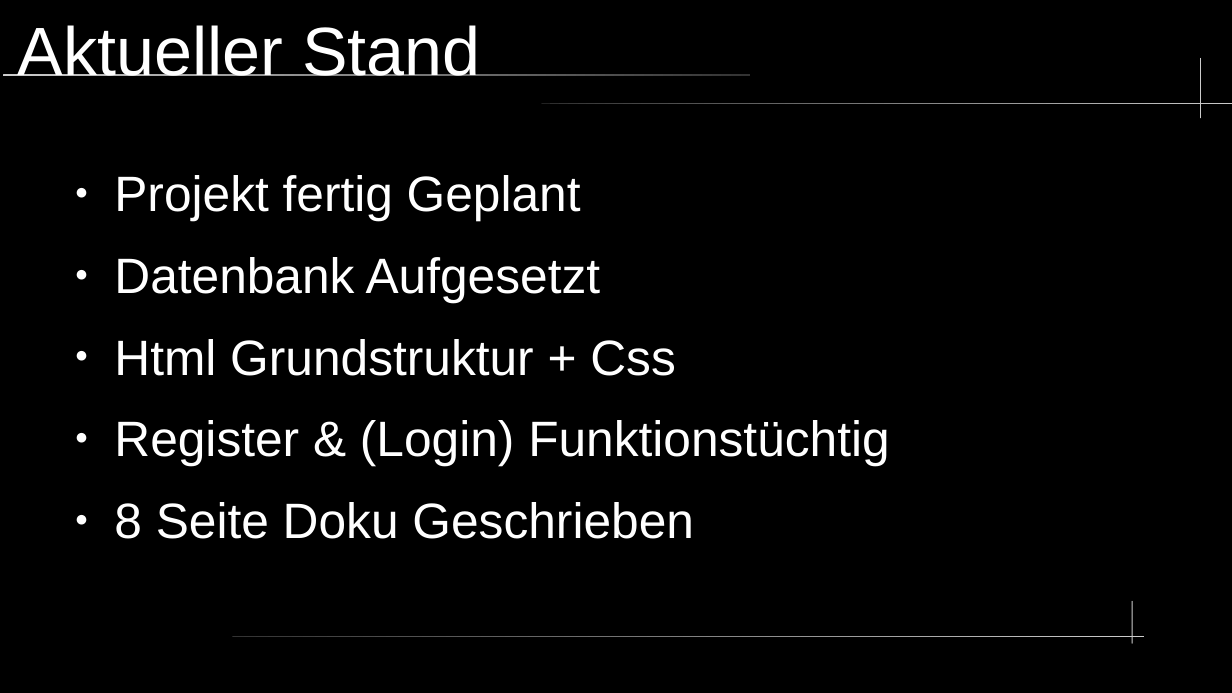
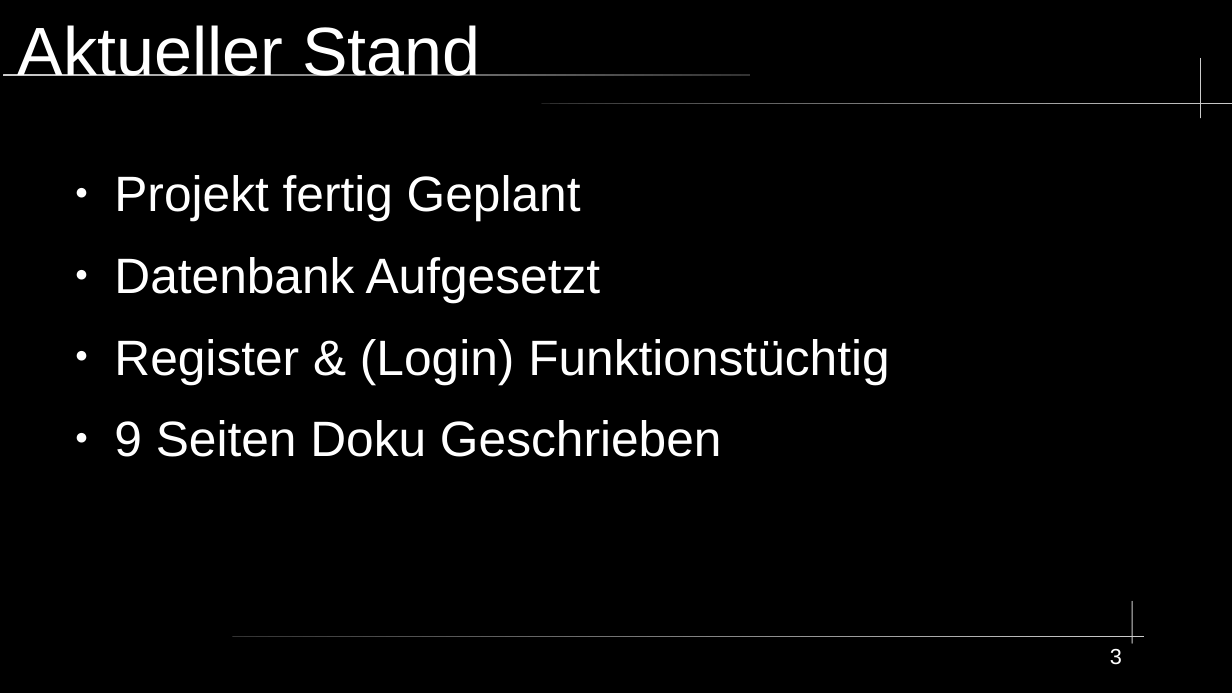
Before and after one commit to Timo348/Projektarbeit, a slide deck: slide 3 of (no_code)/Presifür18.odp. Drawn at 1232x693 pixels with LibreOffice and Linux fonts; fonts in the diff are those of the drawing. Boxes give left, top, right and bottom in pixels: in the first picture for what was removed or moved away, otherwise in the second. Text is boxed around its words. In the diff, an @@ line names an element or a change of style, - is before the commit and + after.

```diff
--- a/(no_code)/Presifür18.odp
+++ b/(no_code)/Presifür18.odp
@@ text at <box>114,339,676,376</box>: paragraph removed @@
-● Html Grundstruktur + Css
@@ text at <box>114,420,722,457</box>: text changed @@
-● 8 Seite Doku Geschrieben
+● 9 Seiten Doku Geschrieben
@@ page number added at <box>1110,649,1122,665</box>, 14 pt, text #FFFFFF @@
+3
```
Also in this commit, not shown: 4 other slides changed, 1 slide added, 2 slides removed.
